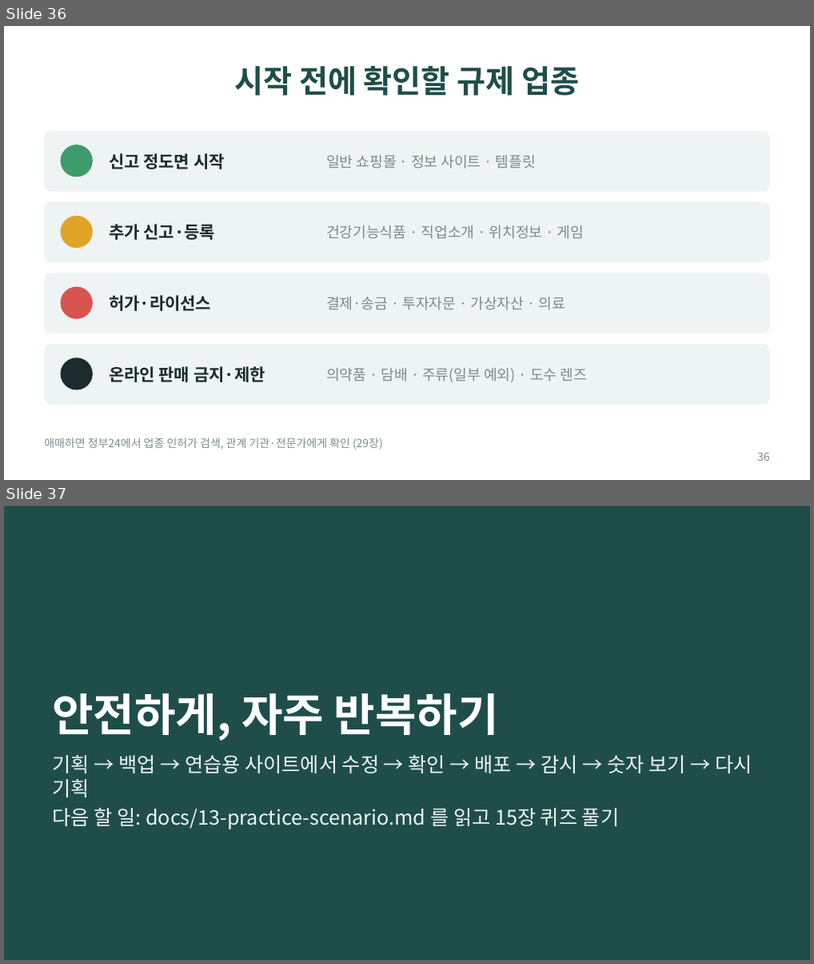
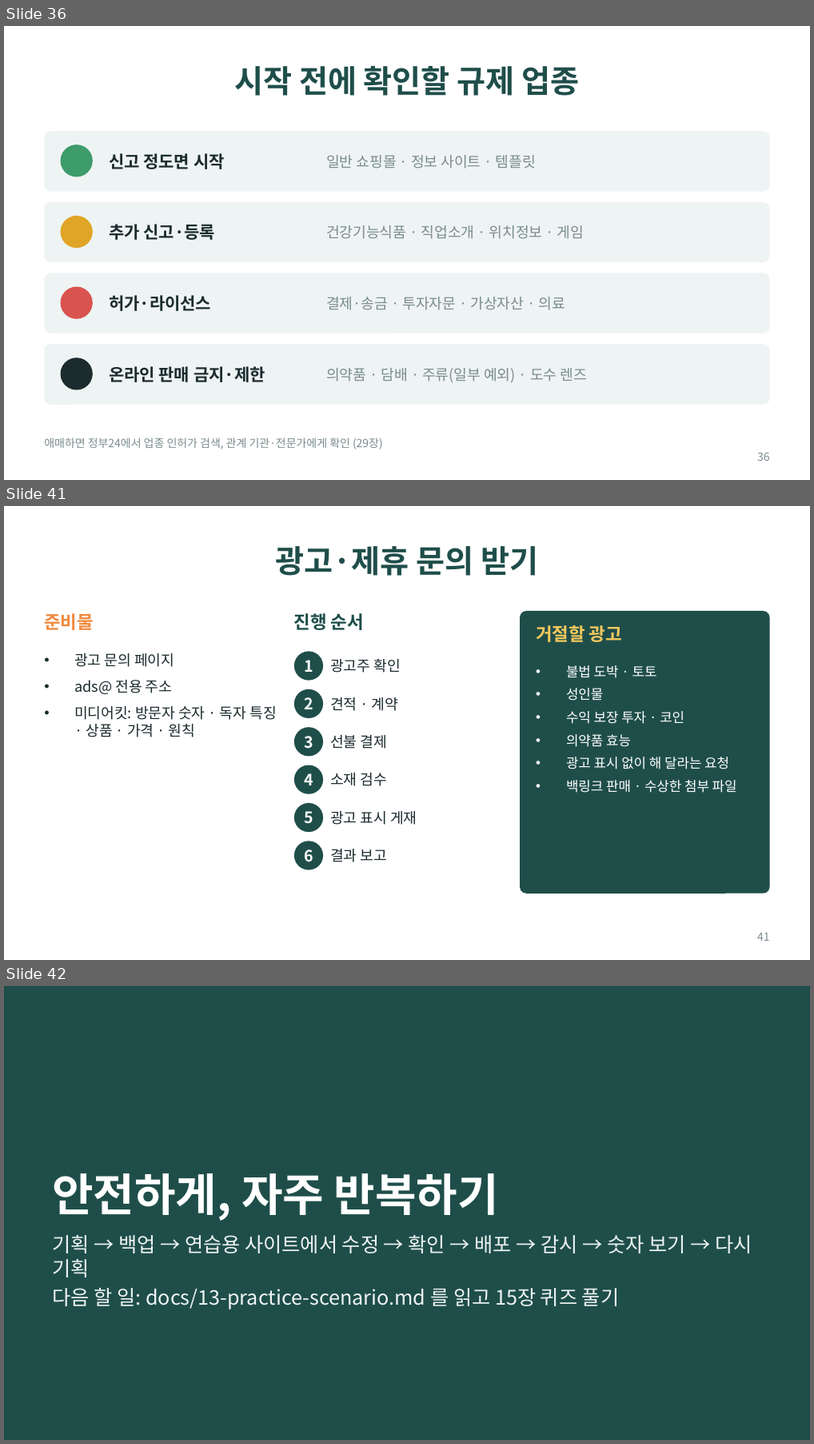
Before and after one commit to bincodin-ko/stanford-study, a slide deck: slides/internet-business-101.pptx. Shown one above the other, each under a label of ours: slides 36 and 37 before the commit, slides 36, 41 and 42 after it; the slides between them are not shown. The pictures are 814x964 and 814x1444 pixels, drawn with LibreOffice and Linux fonts; fonts in the diff are those of the drawing. Boxes give left, top, right and bottom in pixels: in the first picture for what was removed or moved away, otherwise in the second. Text is boxed around its words. In the diff, an @@ line names an element or a change of style, - is before the commit and + after.

```diff
--- a/slides/internet-business-101.pptx
+++ b/slides/internet-business-101.pptx
@@ slide 41 added at (4,506,810,960), background #FFFFFF @@
@@ title added at (275,546,538,576), 28 pt, text #1F4E4A, bold @@
+광고·제휴 문의 받기
@@ text added at (44,613,94,630), 16 pt, text #F08A3E, bold @@
+준비물
@@ text added at (294,613,364,630), 16 pt, text #1F4E4A, bold @@
+진행 순서
@@ rounded rectangle added at (520,611,770,893), fill #1F4E4A @@
@@ text added at (536,625,622,642), 16 pt, text #F4C95D, bold @@
+거절할 광고
@@ text added at (74,653,276,737), 13 pt, text #1B2B2E @@
+• 광고 문의 페이지
+• ads@ 전용 주소
+• 미디어킷: 방문자 숫자 · 독자 특징 · 상품 · 가격 · 원칙
@@ ellipse added at (294,651,323,680), fill #1F4E4A @@
@@ text added at (304,660,314,672), 14 pt, text #FFFFFF, bold @@
+1
@@ text added at (330,659,400,672), 13 pt, text #1B2B2E @@
+광고주 확인
@@ text added at (566,665,738,792), 12 pt, text #FFFFFF @@
+• 불법 도박 · 토토
+• 성인물
+• 수익 보장 투자 · 코인
+• 의약품 효능
+• 광고 표시 없이 해 달라는 요청
+• 백링크 판매 · 수상한 첨부 파일
@@ ellipse added at (294,689,323,718), fill #1F4E4A @@
@@ text added at (304,697,314,709), 14 pt, text #FFFFFF, bold @@
+2
@@ text added at (330,697,398,711), 13 pt, text #1B2B2E @@
+견적 · 계약
@@ ellipse added at (294,727,323,756), fill #1F4E4A @@
@@ text added at (304,736,314,748), 14 pt, text #FFFFFF, bold @@
+3
@@ text added at (330,735,387,748), 13 pt, text #1B2B2E @@
+선불 결제
@@ ellipse added at (294,765,323,794), fill #1F4E4A @@
@@ text added at (304,773,314,785), 14 pt, text #FFFFFF, bold @@
+4
@@ text added at (330,772,387,786), 13 pt, text #1B2B2E @@
+소재 검수
@@ ellipse added at (294,803,323,832), fill #1F4E4A @@
@@ text added at (304,811,314,824), 14 pt, text #FFFFFF, bold @@
+5
@@ text added at (330,811,417,824), 13 pt, text #1B2B2E @@
+광고 표시 게재
@@ ellipse added at (294,840,323,870), fill #1F4E4A @@
@@ text added at (304,849,314,862), 14 pt, text #FFFFFF, bold @@
+6
@@ text added at (330,848,387,862), 13 pt, text #1B2B2E @@
+결과 보고
@@ page number added at (758,932,770,940), 10 pt, text #7A8C8E @@
+41
@@ what was slide 37 is now slide 42 @@
```
Also in this commit, not shown: 4 other slides added, 6 other files.
